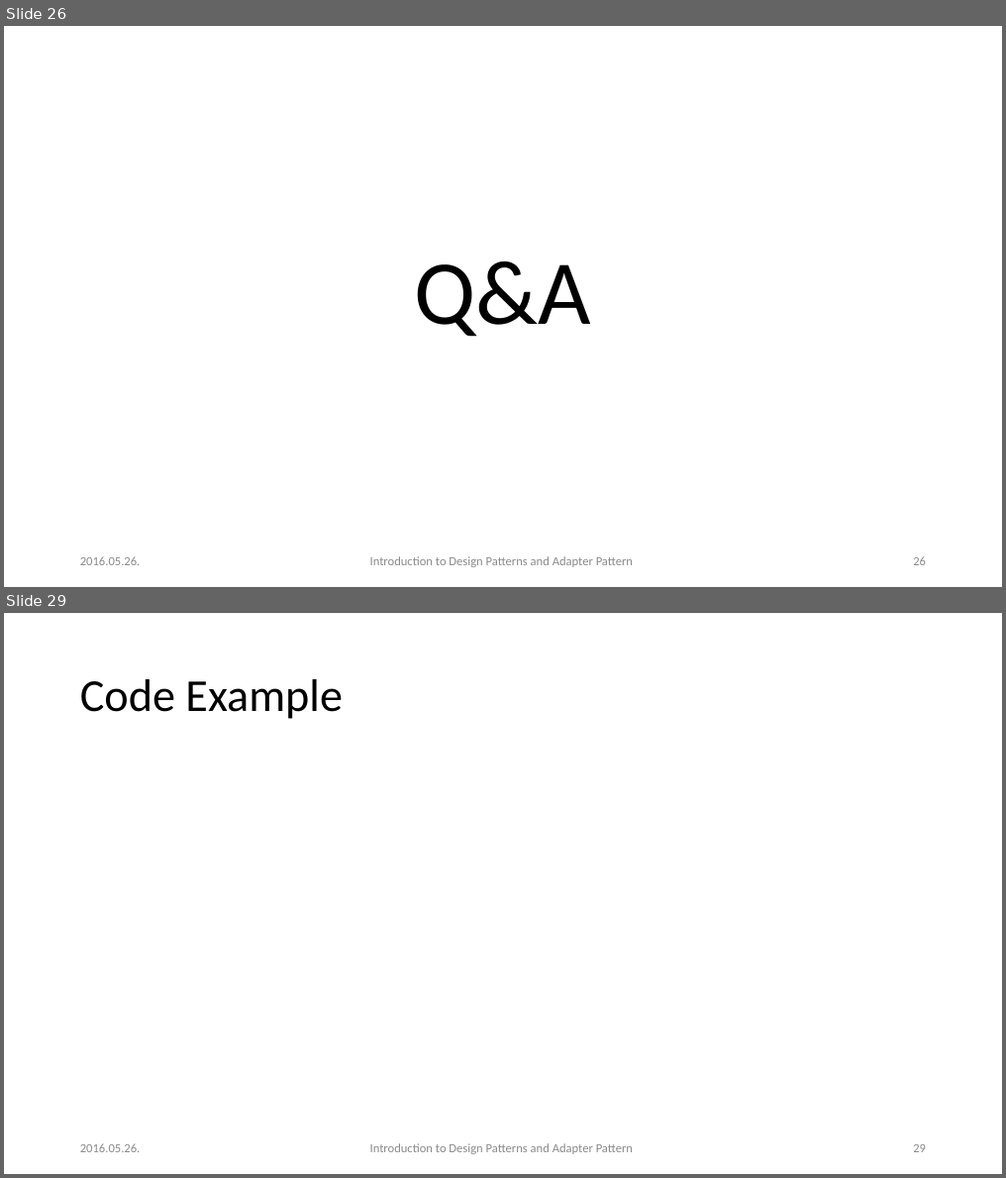
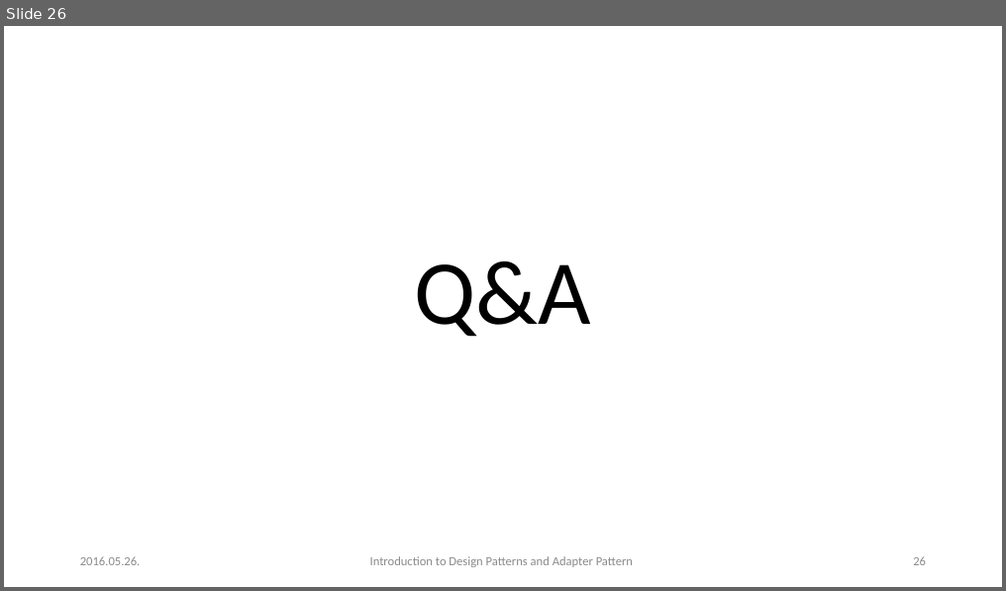
Before and after one commit to esziger/design_patterns, a slide deck: DP01_Into_And_Adapter_Pattern.pptx. Shown one above the other, each under a label of ours: slides 26 and 29 before the commit, slide 26 after it; the slides between them are not shown. The pictures are 1006x1178 and 1006x591 pixels, drawn with LibreOffice and Linux fonts; fonts in the diff are those of the drawing. Boxes give left, top, right and bottom in pixels: in the first picture for what was removed or moved away, otherwise in the second. Text is boxed around its words. In the diff, an @@ line names an element or a change of style, - is before the commit and + after.

```diff
--- a/DP01_Into_And_Adapter_Pattern.pptx
+++ b/DP01_Into_And_Adapter_Pattern.pptx
@@ slide 29 removed at [4,613,1002,1174], background #FFFFFF @@
@@ title removed at [80,679,343,719] @@
-Code Example
@@ text removed at [80,1144,141,1153] @@
-2016.05.26.
@@ text removed at [370,1144,633,1155] @@
-Introduction to Design Patterns and Adapter Pattern
@@ page number removed at [913,1145,926,1153] @@
-29
```
Also in this commit, not shown: 4 other slides removed.
